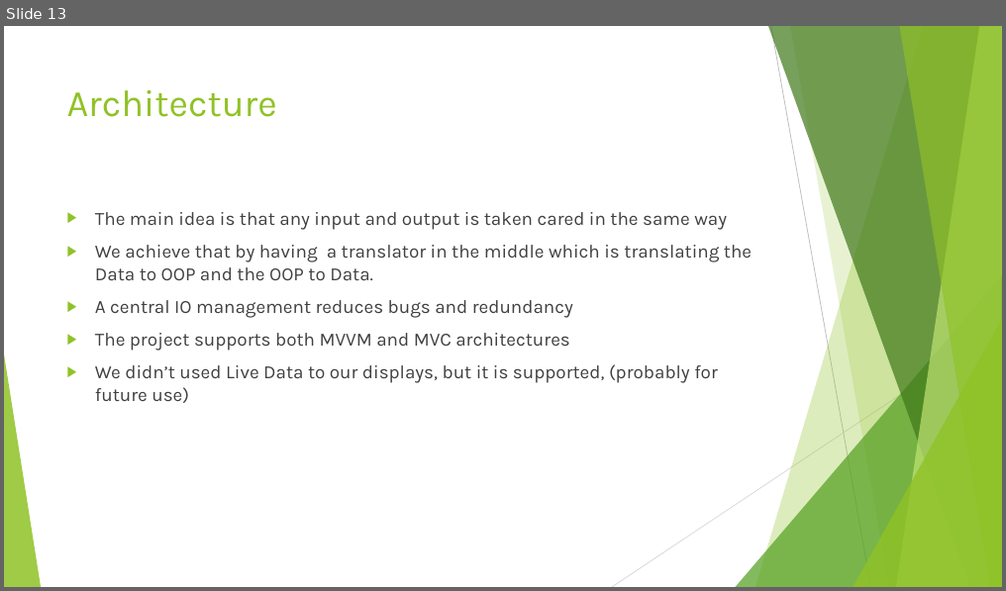
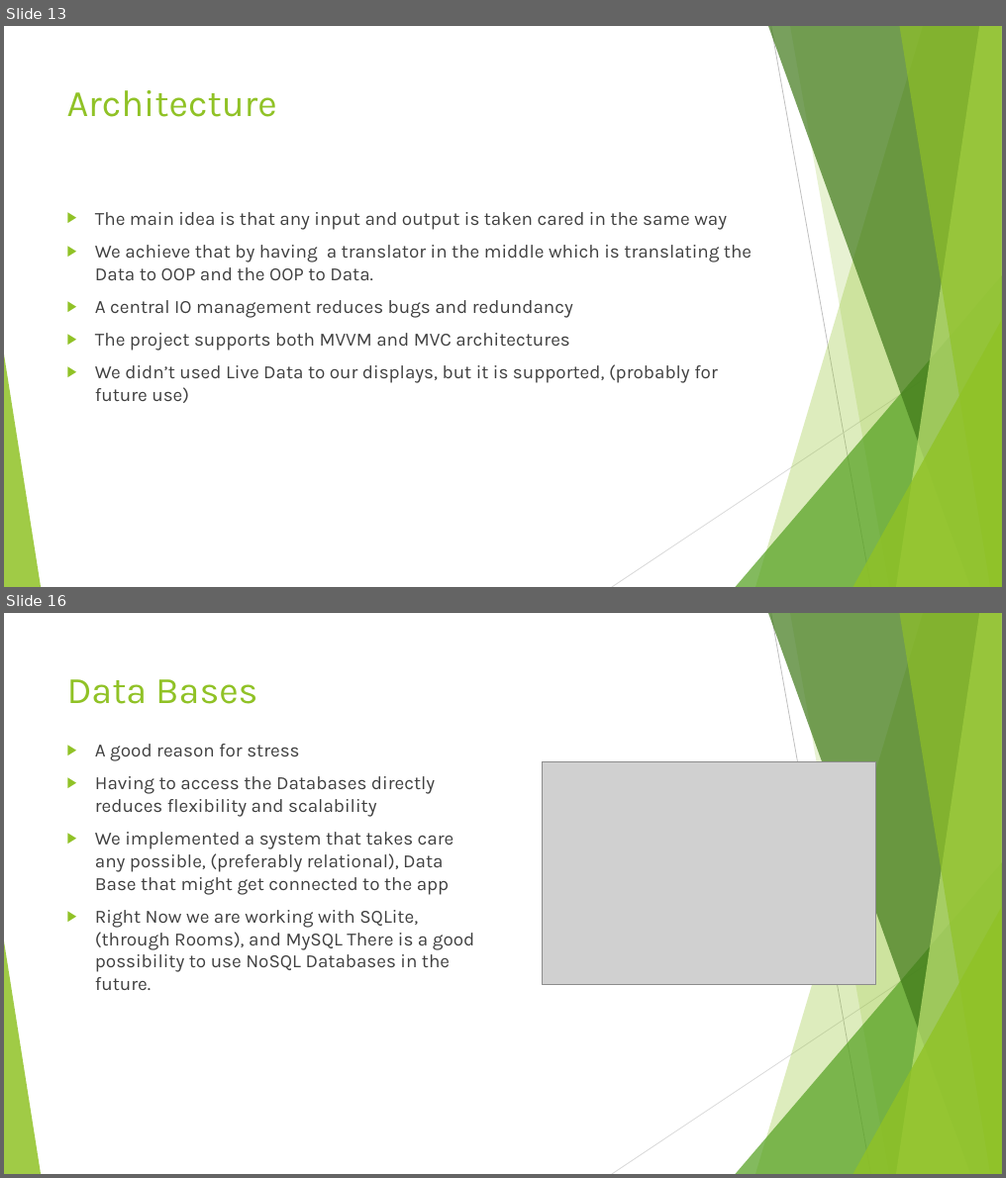
Before and after one commit to Exarchias/shoppingApplication, a slide deck: materials for presentations etc/Shopping App Presentation.odp. Shown one above the other, each under a label of ours: slide 13 before the commit, slides 13 and 16 after it; the slides between them are not shown. The pictures are 1006x591 and 1006x1178 pixels, drawn with LibreOffice and Linux fonts; fonts in the diff are those of the drawing; grey boxes stand for pictures. Boxes give left, top, right and bottom in pixels: in the first picture for what was removed or moved away, otherwise in the second. Text is boxed around its words. In the diff, an @@ line names an element or a change of style, - is before the commit and + after.

```diff
--- a/materials for presentations etc/Shopping App Presentation.odp
+++ b/materials for presentations etc/Shopping App Presentation.odp
@@ slide 16 added at [4,613,1002,1174], background #FFFFFF; not listed: 10 template elements that a slide beside it also shows @@
@@ title added at [67,679,257,704], 36 pt, text #90C226 @@
+Data Bases
@@ text added at [95,744,474,990], 18 pt, text #404040 @@
+▶ A good reason for stress
+▶ Having to access the Databases directly reduces flexibility and scalability
+▶ We implemented a system that takes care any possible, (preferably relational), Data Base that might get connected to the app
+▶ Right Now we are working with SQLite, (through Rooms), and MySQL There is a good possibility to use NoSQL Databases in the future.
@@ picture added at [543,761,876,985] @@
```
Also in this commit, not shown: 3 slides changed, 2 other slides added, 5 slides removed, 4 other files.
